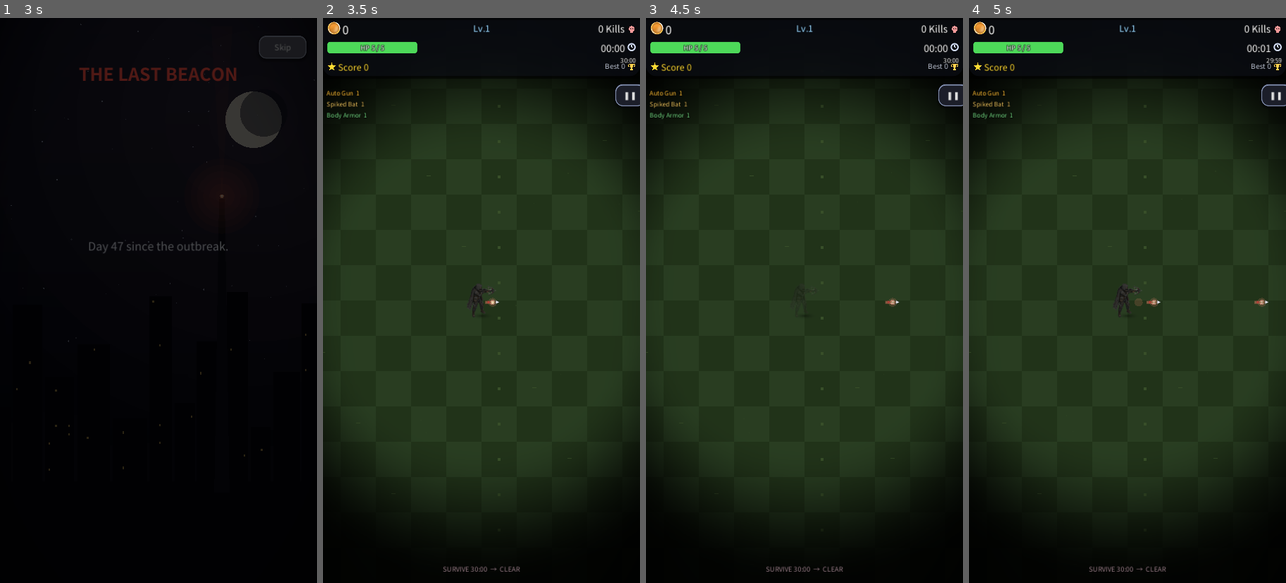
Above: before the commit, frames 1-4 (left to right).
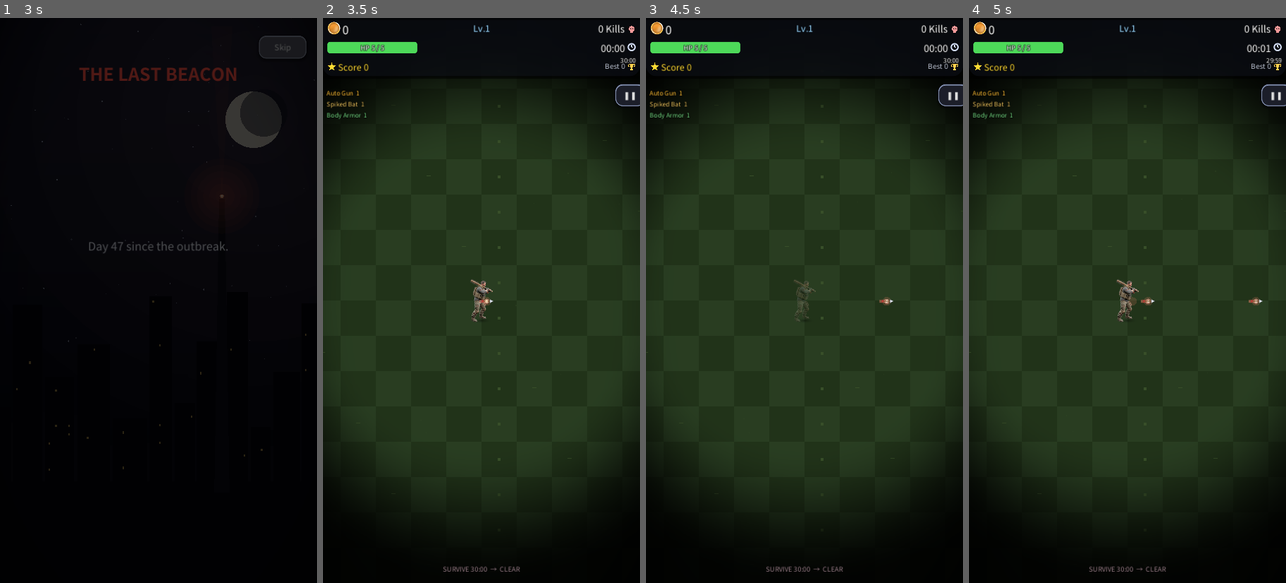
Above: after the commit, the same moments.

Repository: kosj/game_action_defence
Game: Godot game, scene res://scenes/TitleScreen.tscn
Two runs of this game, one before a commit and one after it. Both use one fixed random seed, a clock stepped at 60 frames per second and the inputs below. Sound files missing from this copy of the repository are replaced by a short silence.
Inputs (mouse positions are in pixels of both pictures, inside the frame that each line leads up to):
- Up to frame 1 (3 s): tap Enter at 0.5 s; move the mouse to (228, 272) at 0.52 s; click (228, 272) at 0.67 s; click "New Game" at 1.25 s; click "New Game" at 2 s; click "Skip" at 2.75 s
- Up to frame 2 (3.5 s): no input
- Up to frame 3 (4.5 s): click "❚❚" at 3.5 s; click "Resume" at 4.25 s
- Up to frame 4 (5 s): no input

Frame 1 is identical in both runs. In frame 2, 0.3% of the frame differs, in the area x 45-56%, y 46-54%; in frame 3, 0.2%; in frame 4, 0.4%, in the area x 45-95%, y 46-54%.

Commit message:
Apply per-character sprites (veteran/hunter/engineer)
Add optional per-character body sprites so each playable character
renders with its own art instead of the shared player.png.

- CharacterData: add sprite_path + sprite_scale fields
- Player: _apply_character_sprite() swaps Body texture/scale for the
  selected character at _ready (before base-scale capture, so walk
  squash stays relative to the normalized size); falls back to the
  scene default when unset or missing
- character_db / generator: wire the three uploaded sprites at 0.66
  scale to normalize their ~150px source height

Co-Authored-By: Claude Opus 4.8 <noreply@anthropic.com>
Claude-Session: https://claude.ai/code/session_01CGDKLmv2BxdFp7Sn7aQ7ZR

Diff:
--- a/data/character_db.tres
+++ b/data/character_db.tres
@@ -1,16 +1,18 @@
 [gd_resource type="Resource" script_class="CharacterDB" load_steps=6 format=3]
 
-[ext_resource type="Script" path="res://scripts/data/CharacterData.gd" id="1_y4rwl"]
-[ext_resource type="Script" path="res://scripts/data/CharacterDB.gd" id="2_gmkdm"]
+[ext_resource type="Script" path="res://scripts/data/CharacterData.gd" id="1_0yjwo"]
+[ext_resource type="Script" path="res://scripts/data/CharacterDB.gd" id="2_olelw"]
 
-[sub_resource type="Resource" id="Resource_v3jxl"]
-script = ExtResource("1_y4rwl")
+[sub_resource type="Resource" id="Resource_5cidr"]
+script = ExtResource("1_0yjwo")
 id = "veteran"
 display = "Veteran"
 desc = "Melee tank. Starts with a Spiked Bat and heavy armor."
 color = Color(0.85, 0.45, 0.35, 1)
 start_weapon = "spikedbat"
 signature_passive = "armor"
+sprite_path = "res://assets/sprites/player_veteran.png"
+sprite_scale = 0.66
 bonus_max_health = 3
 bonus_bullet_damage = 0
 bonus_move_speed = 1
@@ -22,14 +24,16 @@
 unlock_cost = 0
 unlock_achievement = ""
 
-[sub_resource type="Resource" id="Resource_34ssh"]
-script = ExtResource("1_y4rwl")
+[sub_resource type="Resource" id="Resource_133ad"]
+script = ExtResource("1_0yjwo")
 id = "hunter"
 display = "Hunter"
 desc = "Ranged damage. Starts with a Crossbow and a Scope."
 color = Color(0.45, 0.8, 1, 1)
 start_weapon = "crossbow"
 signature_passive = "crit"
+sprite_path = "res://assets/sprites/player_hunter.png"
+sprite_scale = 0.66
 bonus_max_health = 0
 bonus_bullet_damage = 2
 bonus_move_speed = 0
@@ -41,14 +45,16 @@
 unlock_cost = 300
 unlock_achievement = ""
 
-[sub_resource type="Resource" id="Resource_h3nwm"]
-script = ExtResource("1_y4rwl")
+[sub_resource type="Resource" id="Resource_qou25"]
+script = ExtResource("1_0yjwo")
 id = "engineer"
 display = "Engineer"
 desc = "Deploy defense. Stronger turrets/drones/mines and more loot."
 color = Color(0.55, 0.9, 0.6, 1)
 start_weapon = "turret"
 signature_passive = "battery"
+sprite_path = "res://assets/sprites/player_engineer.png"
+sprite_scale = 0.66
 bonus_max_health = 0
 bonus_bullet_damage = 0
 bonus_move_speed = 0
@@ -61,5 +67,5 @@
 unlock_achievement = "boss_5"
 
 [resource]
-script = ExtResource("2_gmkdm")
-characters = Array[ExtResource("1_y4rwl")]([SubResource("Resource_v3jxl"), SubResource("Resource_34ssh"), SubResource("Resource_h3nwm")])
+script = ExtResource("2_olelw")
+characters = Array[ExtResource("1_0yjwo")]([SubResource("Resource_5cidr"), SubResource("Resource_133ad"), SubResource("Resource_qou25")])
--- a/scripts/Player.gd
+++ b/scripts/Player.gd
@@ -96,6 +96,7 @@
 
 func _ready() -> void:
 	add_to_group("player")
+	_apply_character_sprite()        # 선택 캐릭터 전용 스프라이트 적용(기본 스케일 캡처 전에)
 	_body_base_scale = body.scale   # 걷기 스쿼시는 이 기본 스케일을 기준으로 오간다
 	_fit_shadow()
 	_base_move_speed = move_speed
@@ -116,6 +117,21 @@
 	Events.boss_spawned.connect(func(_hp): _camera_zoom_punch(0.90, 0.55))   # 보스 등장 — 순간 줌아웃 리빌
 	if SaveManager.pending_continue:
 		_load_saved_state()
+
+
+## 선택 캐릭터 전용 스프라이트를 Body 에 적용. 데이터가 없거나 경로가 비면 씬 기본 player.png 유지.
+## sprite_scale(>0)로 스프라이트별 크기 편차를 정규화한다. _body_base_scale 캡처 전에 호출한다.
+func _apply_character_sprite() -> void:
+	var c: CharacterData = CharacterManager.selected()
+	if c == null or c.sprite_path == "":
+		return
+	if not ResourceLoader.exists(c.sprite_path):
+		return
+	var tex = load(c.sprite_path)
+	if tex is Texture2D and body is Sprite2D:
+		body.texture = tex
+		if c.sprite_scale > 0.0:
+			body.scale = Vector2(c.sprite_scale, c.sprite_scale)
 
 
 ## 카메라 줌 펀치 — target 배율로 순간 전환 후 기본 줌으로 부드럽게 복귀(등장 연출용).
--- a/scripts/data/CharacterData.gd
+++ b/scripts/data/CharacterData.gd
@@ -12,6 +12,10 @@
 @export var start_weapon: String = ""
 ## 런 시작 시 Lv1로 보유하는 시그니처 패시브(빈 문자열이면 없음).
 @export var signature_passive: String = ""
+
+## 캐릭터 전용 스프라이트 경로(빈 문자열이면 씬 기본 player.png 사용). 사이드뷰·오른쪽 향함.
+@export var sprite_path: String = ""
+@export var sprite_scale: float = 1.0   # body 스케일(스프라이트 크기 정규화용)
 
 ## 시작 스탯 보정 — recompute 말미에 upgrade_* 에 더해진다(패시브/무기 위에 얹힘).
 @export var bonus_max_health: int = 0
--- a/tools/gen_character_data.gd
+++ b/tools/gen_character_data.gd
@@ -14,6 +14,8 @@
 	c.bonus_greed = bonuses.get("greed", 0)
 	c.unlock_cost = bonuses.get("unlock_cost", 0)
 	c.unlock_achievement = bonuses.get("unlock_achievement", "")
+	c.sprite_path = bonuses.get("sprite_path", "")
+	c.sprite_scale = bonuses.get("sprite_scale", 1.0)
 	return c
 
 
@@ -24,15 +26,18 @@
 		# 베테랑 — 근접 탱커: 못배트 시작 + 방탄조끼, 높은 체력.
 		_c("veteran", "Veteran", "Melee tank. Starts with a Spiked Bat and heavy armor.",
 			Color(0.85, 0.45, 0.35), "spikedbat", "armor", "veteran",
-			{"max_health": 3, "move_speed": 1}),
+			{"max_health": 3, "move_speed": 1,
+			"sprite_path": "res://assets/sprites/player_veteran.png", "sprite_scale": 0.66}),
 		# 사냥꾼 — 원거리 딜러: 석궁 시작 + 조준경. 메타 골드 300 으로 해금.
 		_c("hunter", "Hunter", "Ranged damage. Starts with a Crossbow and a Scope.",
 			Color(0.45, 0.80, 1.00), "crossbow", "crit", "hunter",
-			{"bullet_damage": 2, "crit": 2, "unlock_cost": 300}),
+			{"bullet_damage": 2, "crit": 2, "unlock_cost": 300,
+			"sprite_path": "res://assets/sprites/player_hunter.png", "sprite_scale": 0.66}),
 		# 엔지니어 — 설치 디펜스: 터렛 시작 + 배터리. 'Boss Hunter'(보스 5처치) 달성 시 해금.
 		_c("engineer", "Engineer", "Deploy defense. Stronger turrets/drones/mines and more loot.",
 			Color(0.55, 0.90, 0.60), "turret", "battery", "engineer",
-			{"area": 2, "atk_speed": 1, "greed": 3, "unlock_achievement": "boss_5"}),
+			{"area": 2, "atk_speed": 1, "greed": 3, "unlock_achievement": "boss_5",
+			"sprite_path": "res://assets/sprites/player_engineer.png", "sprite_scale": 0.66}),
 	]
 	var err := ResourceSaver.save(db, "res://data/character_db.tres")
 	print("gen_character_data: saved character_db.tres err=%d (chars=%d)" % [err, db.characters.size()])
Binary file added: assets/sprites/player_engineer.png
Binary file added: assets/sprites/player_hunter.png
Binary file added: assets/sprites/player_veteran.png
